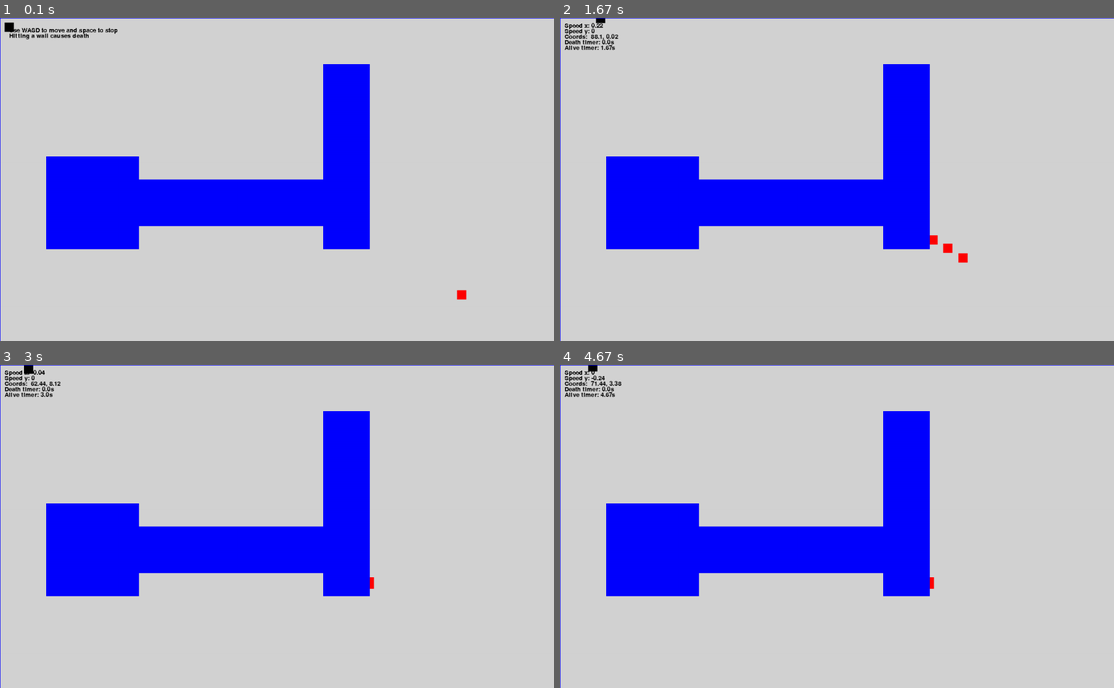
Above: before the commit, frames 1-4 (two rows, left to right).
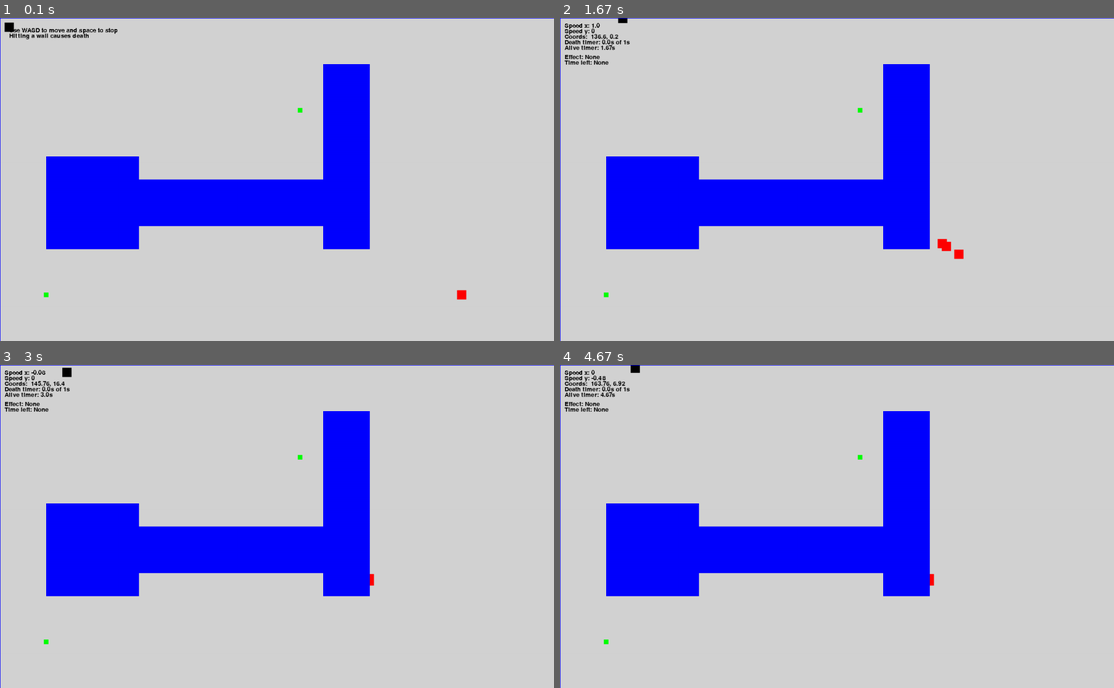
Above: after the commit, the same moments.

Repository: rjremillard/Coding-from-A-Level
Game: pygame game, started from _Pygame/Game.py
The game is run twice, just before and just after one commit, with the same random seed, the same clock (stepped at 60 frames per second) and the same inputs.
Inputs:
- Up to frame 1 (0.1 s): no input
- Up to frame 2 (1.67 s): hold D 0.33-0.8 s; hold W 0.83-1.13 s; hold D 1.17-1.63 s
- Up to frame 3 (3 s): hold A 1.67-2.2 s; hold S 2.23-2.53 s; tap Space at 2.57, 2.97 s; hold A from 2.9 s (still down)
- Up to frame 4 (4.67 s): tap Space at 3.27, 3.4, 3.8, 4.1, 4.47 s; release A at 3.3 s; hold W 3.33-3.7 s; hold D 3.73-4.37 s; hold S from 4.4 s (still down)

The runs differ from the first frame. In frame 1, less than 0.1% of the frame differs, in the area x 7-55%, y 27-87%; in frame 2, 0.5%, in the area x 0-74%, y 0-87%; in frame 3, 0.4%; in frame 4, 0.4%.

Commit message:
Added collectables

Diff:
--- a/_Pygame/Car_game.py
+++ b/_Pygame/Game.py
@@ -13,6 +13,8 @@
 # Imports
 import pygame
 import random
+import json
+import time
 
 from typing import Tuple, List
 
@@ -24,6 +26,7 @@
 GREY = (211, 211, 211)
 RED = (255, 0, 0)
 BLUE = (0, 0, 255)
+GREEN = (0, 255, 0)
 
 # Text
 pygame.font.init()
@@ -36,7 +39,7 @@
 FPS = 120
 SIZE = (1200, 700)
 INF = 10000
-KEY_VALUES = {pygame.K_w: (0, -.01), pygame.K_s: (0, .01), pygame.K_a: (-.01, 0), pygame.K_d: (.01, 0)}
+KEY_VALUES = {pygame.K_w: (0, -.02), pygame.K_s: (0, .02), pygame.K_a: (-.02, 0), pygame.K_d: (.02, 0)}
 
 
 # Boundary class
@@ -51,11 +54,9 @@
 		self.yRange = (points[0][1], points[2][1])
 		self.colour = colour
 
-	def inBound(self, x: float, y: float) -> bool:
+	def inBound(self, x: float, y: float):
 		"""Calculate if certain coordinates are bound by the rectangle"""
-		if self.xRange[0] < x < self.xRange[1] and self.yRange[0] < y < self.yRange[1]:
-			return True
-		return False
+		return [self.xRange[0] < x < self.xRange[1], self.yRange[0] < y < self.yRange[1]]
 
 
 # Player class
@@ -65,15 +66,20 @@
 		self.coords = [20, 20]
 		self.maxSpeed = max_speed
 		self.colour = colour
-		self.hit = False
+		self.effect = [None, None]
 
 	def update(self, change_x: int, change_y: int, *boundaries):
+		# Check if effected
+		if self.effect[0] == "speed":
+			mult = 1.01
+		else:
+			mult = 1
 		# Sort speeds to be under max, keep to 2 dp
-		self.speeds[0] = round(self.speeds[0] + change_x, 2)
+		self.speeds[0] = round((self.speeds[0] + change_x) * mult, 2)
 		if self.speeds[0] > self.maxSpeed:
 			self.speeds[0] = self.maxSpeed
 
-		self.speeds[1] = round(self.speeds[1] + change_y, 2)
+		self.speeds[1] = round((self.speeds[1] + change_y) * mult, 2)
 		if self.speeds[1] > self.maxSpeed:
 			self.speeds[1] = self.maxSpeed
 
@@ -83,9 +89,12 @@
 
 		# Check for collisions
 		for boundary in boundaries:
-			if boundary.inBound(tmpX, tmpY):
-				# Collision
-				self.speeds = [0, 0]
+			collisions = boundary.inBound(tmpX, tmpY)
+			if all(collisions):
+				if collisions[0]:
+					self.speeds[0] = 0
+				if collisions[1]:
+					self.speeds[1] = 0
 				break
 		else:
 			# No collisions
@@ -126,12 +135,25 @@
 
 		# Check for collisions
 		for boundary in boundaries:
-			if boundary.inBound(tmpX, tmpY):
+			if all(boundary.inBound(tmpX, tmpY)):
 				# Collision
 				break
 		else:
 			# No collisions
 			self.coords = [round(tmpX, 2), round(tmpY, 2)]
+
+
+class Collectable:
+	def __init__(self, type_: str, duration: float, coords: Tuple[int, int], colour: Tuple[int, ...] = GREEN):
+		"""
+		:param type_: can be one of speed or health
+		:param duration: is to be given in seconds
+		"""
+		self.coords = coords
+		self.type = type_
+		self.duration = duration * FPS
+		self.colour = colour
+		self.alive = True
 
 
 # Pygame setup
@@ -150,15 +172,16 @@
 	Boundary((100, 350), (700, 350), (700, 450), (100, 450))
 ]
 
-# Player and enemies
-player = Player(5)
-enemies = [Enemy(1, RED), Enemy(1.5, RED), Enemy(1.3, RED)]
+# Player, enemies, and collectables
+player = Player(3)
+enemies = [Enemy(1, RED), Enemy(1.2, RED), Enemy(1.3, RED)]
 touches = [0 for _ in range(len(enemies))]
+collectables = [Collectable("speed", 6, (650, 200)), Collectable("health", 10, (100, 600))]
 
 # Game variables
-done, keypress, dead = False, False, False
+done, keypress, dead, scoreSaved = False, False, False, False
 keysDown = {pygame.K_w: False, pygame.K_s: False, pygame.K_a: False, pygame.K_d: False}
-aliveTime = 0
+aliveTime, effects = 0, 0
 while not done:
 	directions = [0, 0]
 	for ev in pygame.event.get():
@@ -170,7 +193,7 @@
 			if ev.type == pygame.KEYDOWN:
 				if ev.key in keysDown:
 					# Enemy moves when you do
-					keypress= True
+					keypress = True
 					# Set key to pressed
 					keysDown[ev.key] = True
 					# Sort space
@@ -195,12 +218,14 @@
 		# Clean screen to draw
 		screen.fill(GREY)
 
-		# Update player and enemies
+		# Update player
 		player.update(*directions, *BOUNDARIES)
 		pygame.draw.rect(screen, player.colour, (player.coords[0]-10, player.coords[1]-10, 20, 20))
 
+		# Update enemies
 		for enemy in enemies:
-			if any(keysDown.values()):
+			# If we move, enemies move
+			if any(player.speeds):
 				enemy.update(player.coords, *BOUNDARIES)
 			pygame.draw.rect(screen, enemy.colour, (enemy.coords[0]-10, enemy.coords[1]-10, 20, 20))
 
@@ -210,6 +235,23 @@
 				touches[enemy.number] += 1
 			else:
 				touches[enemy.number] = 0
+
+		# Update collectables
+		for coll in collectables:
+			if coll.alive:
+				pygame.draw.rect(screen, coll.colour, (coll.coords[0]-5, coll.coords[1]-5, 10, 10))
+				if player.coords[0]-2 < coll.coords[0] < player.coords[0]+22\
+					and player.coords[1]-2 < coll.coords[1] < player.coords[1]+22:
+					coll.alive = False
+					player.effect = [coll.type, coll.duration]
+					effects += 1
+
+		# Check effects
+		if player.effect != [None, None]:
+			if player.effect[1] <= 0:
+				player.effect = [None, None]
+			else:
+				player.effect[1] -= 1
 
 	# Displaying text
 	if not keypress:
@@ -228,22 +270,50 @@
 		screen.blit(coordsText, (10, 34))
 
 		# Death timer
-		deathText = FONT.render(f"Death timer: {round(max(touches)/FPS, 2)}s", 3, BLACK)
+		deathText = FONT.render(
+			f"Death timer: {round(max(touches)/FPS, 2)}s of {2 if player.effect[0] == 'health' else 1}s", 3, BLACK)
 		screen.blit(deathText, (10, 46))
 
 		# Alive timer
 		aliveText = FONT.render(f"Alive timer: {round(aliveTime/FPS, 2)}s", 4, BLACK)
 		screen.blit(aliveText, (10, 58))
 
+		# Effects
+		effectText0 = FONT.render(f"Effect: {player.effect[0]}", 5, BLACK)
+		effectText1 = FONT.render(f"Time left: {player.effect[1]}", 6, BLACK)
+
+		screen.blit(effectText0, (10, 78))
+		screen.blit(effectText1, (10, 90))
+
 	# Draw boundaries
 	for bound in BOUNDARIES:
 		pygame.draw.polygon(screen, bound.colour, bound.pointList)
 
 	# Draw death text now (over boundaries), die after one second of touch
-	if max(touches) >= FPS:
+	if max(touches) >= (FPS * (2 if player.effect[0] == "health" else 1)):
+		if not scoreSaved:
+			# Take name input from user
+			name = ""
+
+			# Save score with username
+			with open("game_scores.json", "r") as f:
+				pastScores = json.load(f)
+
+			pastScores.append([list(time.gmtime()), aliveTime / (len(collectables) - effects + 1)])
+			with open("game_scores.json", "w") as f:
+				json.dump(pastScores, f)
+
+			scoreSaved = True
+
+		# Other dead stuff
 		dead = True
-		line = BIG_FONT.render("You have died", -10, BLACK)
-		screen.blit(line, (SIZE[0]/2 - 60, SIZE[1]/2 - 20))
+		death0 = BIG_FONT.render("You have died", -10, BLACK)
+		death1 = FONT.render(f"Score: {aliveTime / (len(collectables) - effects + 1)}", -11, BLACK)
+		death2 = FONT.render(f"Highscore: {max(pastScores, key=lambda x: x[1])[1]}", -12, BLACK)
+
+		screen.blit(death0, (SIZE[0]/2 - 60, SIZE[1]/2 - 20))
+		screen.blit(death1, (SIZE[0]/2 - 55, SIZE[1]/2 + 10))
+		screen.blit(death2, (SIZE[0]/2 - 55, SIZE[1]/2 + 22))
 
 	# Sort screen
 	pygame.display.flip()
--- a/_Pygame/Intro.py
+++ /dev/null
@@ -1,52 +0,0 @@
-import pygame as py
-
-# Constants
-GREEN = (0, 255, 0)
-RED = (255, 0, 0)
-BLACK = (0, 0, 0)
-WHITE = (255, 255, 255)
-GREY = (211, 211, 211)
-
-SIZE = (600, 400)
-
-FPS = 60
-
-
-# Functions
-def tree(x, y, colour=GREEN):
-	py.draw.rect(screen, colour, [x, y, 30, 45])
-	for mod in range(0, 61, 30):
-		py.draw.polygon(screen, colour, [(x-50, y-mod), (x+80, y-mod), (x+15, y-(100+mod))])
-
-
-def house(x, y, colours=(RED, BLACK)):
-	py.draw.rect(screen, colours[0], [x, y, 70, 50])
-	py.draw.polygon(screen, colours[1], [(x-20, y), (x+90, y), (x+35, y-40)])
-
-
-def snowman(x, y, colour=WHITE):
-	for r, mod in zip([50, 30, 20], [0, 45, 70]):
-		py.draw.circle(screen, colour, (x, y-mod), r)
-
-
-# Main Pygame stuff
-py.init()
-screen = py.display.set_mode(SIZE)
-clock = py.time.Clock()
-
-done = False
-while not done:
-	for ev in py.event.get():
-		if ev.type == py.QUIT:
-			done = True
-
-	# Sort screen
-	screen.fill(GREY)
-
-	for func, coords in zip([tree, house, snowman], [(120, 280), (300, 100), (450, 300)]):
-		func(*coords)
-
-	py.display.flip()
-	clock.tick(FPS)
-
-py.quit()
--- /dev/null
+++ b/_Pygame/game_scores.json
@@ -0,0 +1 @@
+[[[2021, 2, 15, 17, 55, 14, 0, 46, 0], 2794.0], [[2021, 2, 15, 17, 55, 36, 0, 46, 0], 269.0], [[2021, 2, 15, 18, 27, 33, 0, 46, 0], 316.0], [[2021, 2, 15, 18, 37, 58, 0, 46, 0], 641.3333333333334]]
